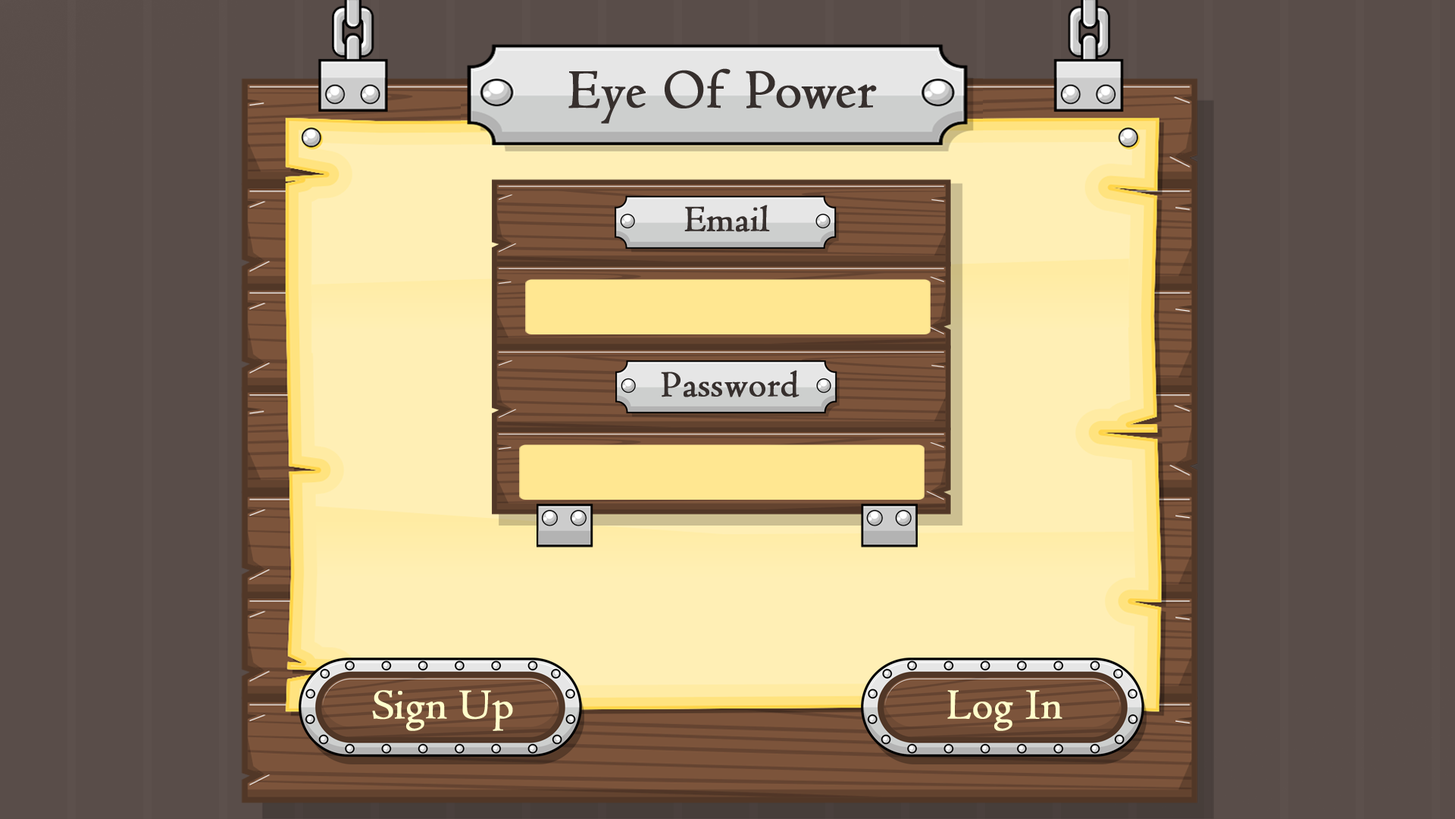
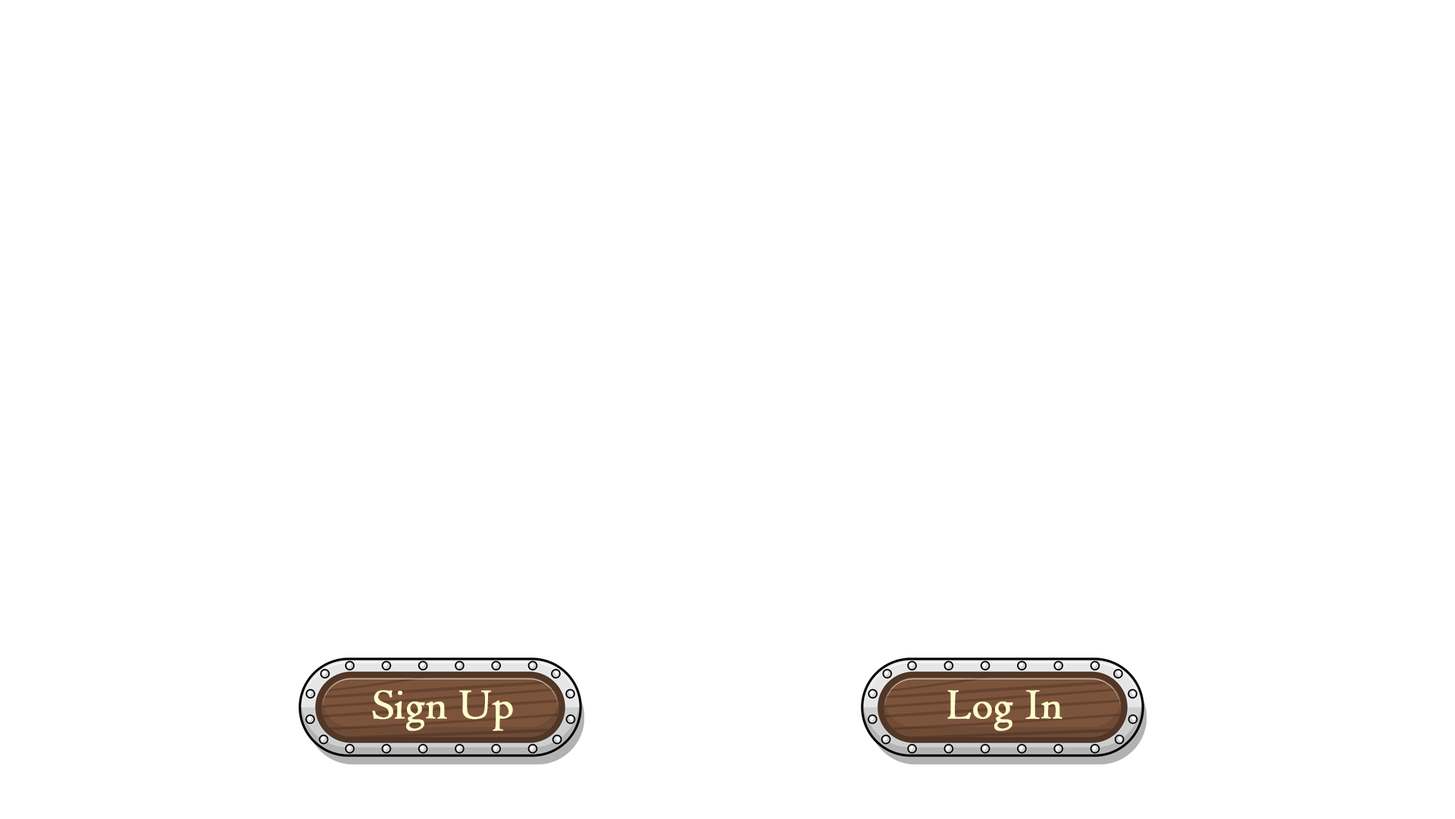
Two versions of the same layered image (1455 x 819). Layer-by-layer changes:
hid "Password" over [660, 369, 800, 398]
hid "Eye Of Power" over [568, 68, 877, 124]
hid "Email" over [684, 204, 771, 232]
hid "Layer 8" over [536, 503, 918, 548]
hid "Layer 2" over [614, 195, 840, 253]
hid "Layer 2 copy" over [615, 360, 840, 417]
hid "Layer 6 copy" over [519, 444, 925, 500]
hid "Layer 6" over [525, 278, 931, 335]
hid "Layer 7" over [491, 178, 964, 526]
hid "Layer 1" over [241, 0, 1215, 819]
hid "Layer 5" over [0, 0, 1455, 819]
